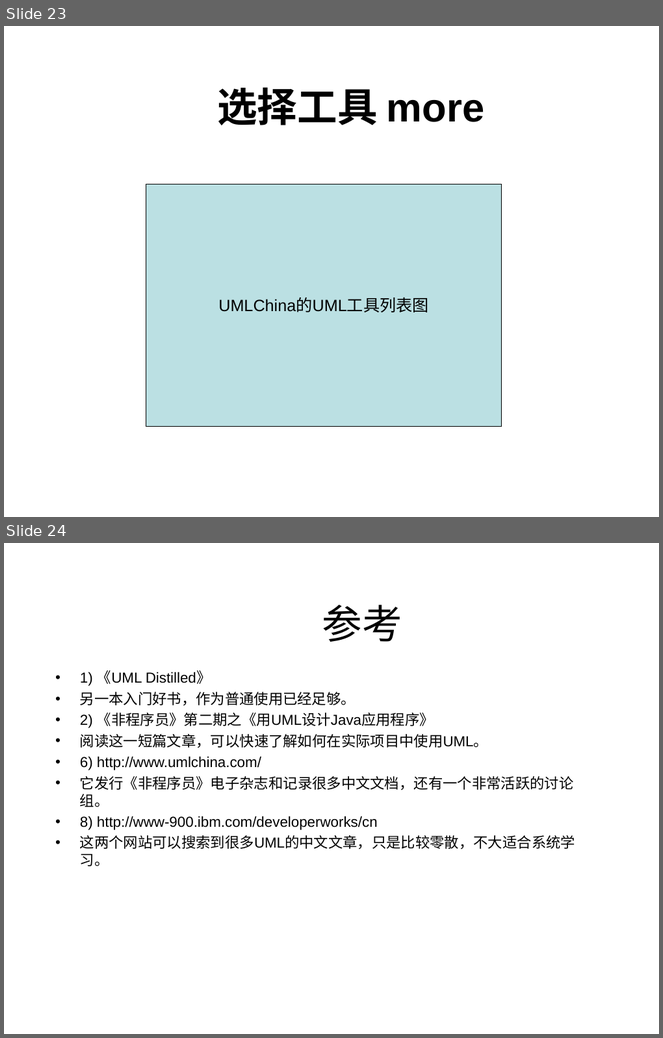
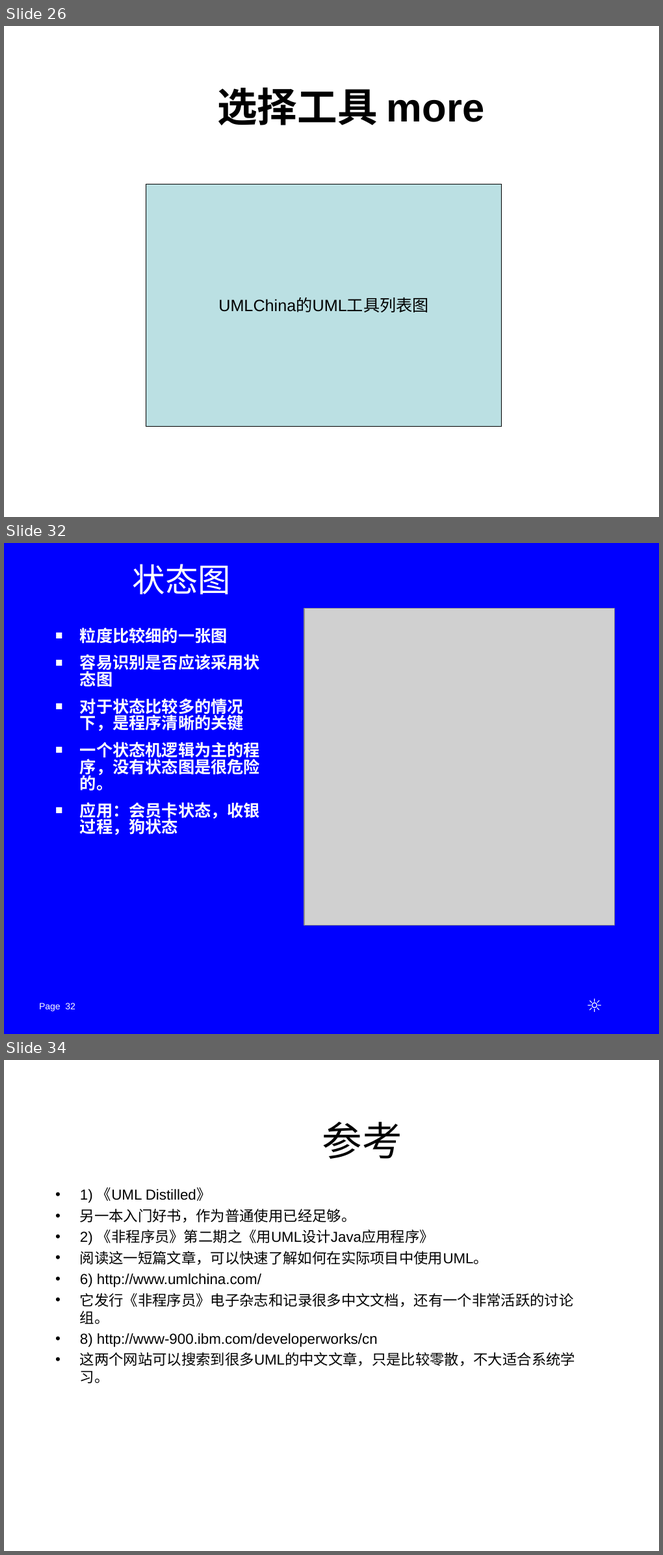
Before and after one commit to 1000copy/delpy, a slide deck: docs/1021project/UML理论和实践.ppt. Shown one above the other, each under a label of ours: slides 23 and 24 before the commit, slides 26, 32 and 34 after it; the slides between them are not shown. The pictures are 663x1038 and 663x1555 pixels, drawn with LibreOffice and Linux fonts; fonts in the diff are those of the drawing; grey boxes stand for pictures; background and template pictures are left out. Boxes give left, top, right and bottom in pixels: in the first picture for what was removed or moved away, otherwise in the second. Text is boxed around its words. In the diff, an @@ line names an element or a change of style, - is before the commit and + after.

```diff
--- a/docs/1021project/UML理论和实践.ppt
+++ b/docs/1021project/UML理论和实践.ppt
@@ slide 32 added at bbox=[4, 543, 659, 1034], background #0000FF @@
@@ title added at bbox=[133, 564, 231, 594], 36 pt, text #FFFFFF @@
+状态图
@@ picture added at bbox=[304, 609, 614, 926] @@
@@ text added at bbox=[80, 627, 260, 835], 18 pt, text #FFFFFF, bold @@
+■ 粒度比较细的一张图
+■ 容易识别是否应该采用状态图
+■ 对于状态比较多的情况下，是程序清晰的关键
+■ 一个状态机逻辑为主的程序，没有状态图是很危险的。
+■ 应用：会员卡状态，收银过程，狗状态
@@ page number added at bbox=[39, 1003, 76, 1012], 10 pt, text #FFFFFF @@
+Page 32
@@ text added at bbox=[580, 995, 599, 1020], 20 pt, text #FFFFFF, bold @@
+☼
@@ what was slide 23 is now slide 26 @@
@@ what was slide 24 is now slide 34 @@
```
Also in this commit, not shown: 6 slides changed, 10 other slides added, 1 slide removed.
